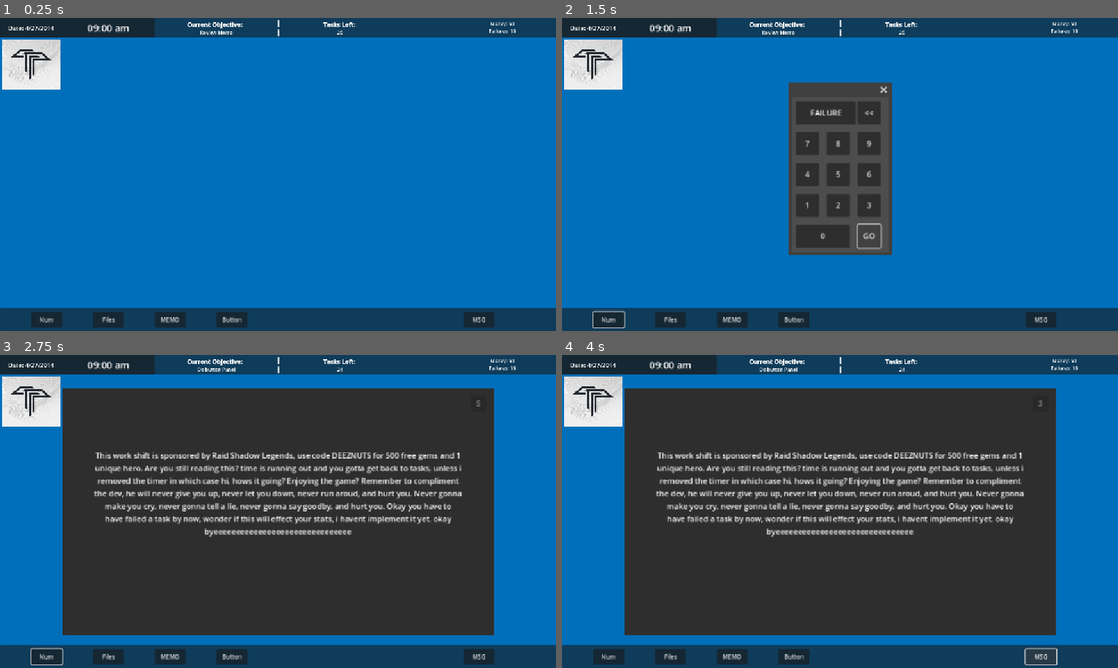
Above: before the commit, frames 1-4 (two rows, left to right).
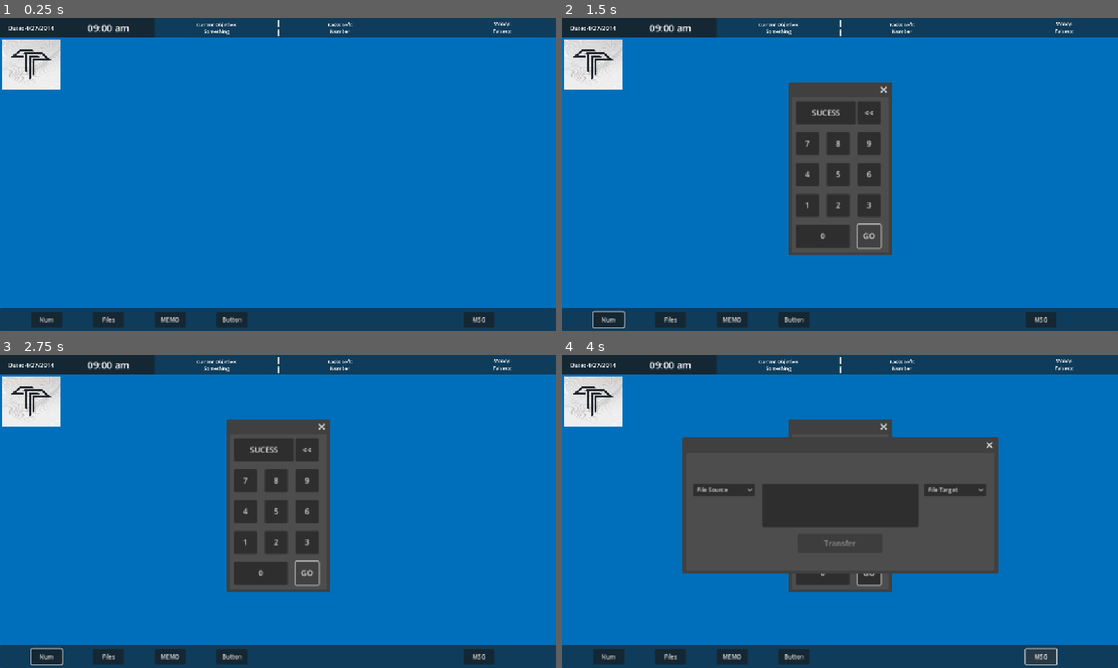
Above: after the commit, the same moments.

Repository: andrewpressman/Operation-OS
Game: Godot game, scene res://Work/WorkDesktop.tscn
The game is run twice, just before and just after one commit, with the same random seed, the same clock (stepped at 60 frames per second) and the same inputs. This scene is started directly instead of the project's main scene.
Inputs:
- Up to frame 1 (0.25 s): no input
- Up to frame 2 (1.5 s): click "Num" at 0.5 s; click "GO" at 1.25 s
- Up to frame 3 (2.75 s): click "GO" at 2 s
- Up to frame 4 (4 s): click "Files" at 2.75 s; click "MSG" at 3.5 s

The runs differ from the first frame. In frame 1, 0.3% of the frame differs, in the area x 33-93%, y 1-6%; in frame 2, 0.4%; in frame 3, 56%, in the area x 11-93%, y 1-90%; in frame 4, 51%.
Error before the commit: Invalid access to property or key 'visible' on a base object of type 'null instance'. (res://Work/WorkController.gd:242)
Error after the commit: Parse Error: Expected statement, found "Indent" instead. (res://global_Objectives.gd:50)

Commit message:
Fixes and improvements
Moved file transfer options to array for ease of adding / modifying dropdown values
Shift will fail if player lives hits 0
general code cleanup
bug fixing

Diff:
--- a/Home/HomeController.gd
+++ b/Home/HomeController.gd
@@ -10,12 +10,12 @@
 # Called when the node enters the scene tree for the first time.
 func _ready() -> void:
 	SaveLoad.CurrentScreen = "HOME"
+	if SaveLoad.PaidBills[0] == 0:
+		$Taskbar/GoWork.disabled = true
+		$Taskbar/GoWork.text = "Unpaid Bills"
 	GlobalVar.optionsVisible = false
 	$Finances.visible = false
 	$Files.visible = false
-	if SaveLoad.PaidBills[0] == 0:
-		$Taskbar/GoWork.disabled = true
-		$Taskbar/GoWork.text = "Unpaid Bills"
 	UpdateStatus()
 	SaveLoad.Save()
 
--- a/Home/finances.gd
+++ b/Home/finances.gd
@@ -1,6 +1,5 @@
 extends Panel
-@warning_ignore("integer_division")
-
+@warning_ignore_start("integer_division")
 var PaidRent : bool
 var PaidFood : bool
 var PaidMeds : bool
@@ -182,8 +181,6 @@
 			3:
 				HealthChange = HealthChange * 2
 
-	var PaidAll = 0
-
 	if PaidRent:
 		$Bills/Rent.text = "Rent: PAID"
 		$Bills/Rent.disabled = true
@@ -326,3 +323,5 @@
 		else:
 			AmountDue -= GlobalVar.Money
 	UpdateDue()
+
+@warning_ignore_restore("integer_division")
--- a/Menu/SaveLoad.gd
+++ b/Menu/SaveLoad.gd
@@ -4,7 +4,7 @@
 var PaidBills
 var AutoClose : bool
 
-var CurrentScreen : String
+var CurrentScreen
 
 func Save():
 	OpenFromSave = false
@@ -63,9 +63,6 @@
 		GlobalVar.SecurityPrice = save_data["SecurityPrice"]
 	if "PaidBills" in save_data:
 		PaidBills = save_data["PaidBills"]
-	if "AutoClose" in save_data:
-		AutoClose = save_data["AutoClose"]
-
 
 func SaveOptions():
 	var Settigns = FileAccess.open("user://Options.save", FileAccess.WRITE)
@@ -93,3 +90,9 @@
 		return #no save game detected.
 	var file_to_remove = "user://savegame.save"
 	OS.move_to_trash(ProjectSettings.globalize_path(file_to_remove))
+
+func ClearOptDir():
+	if not FileAccess.file_exists("user://Options.savee"):
+		return #no save game detected.
+	var file_to_remove = "user://Options.savee"
+	OS.move_to_trash(ProjectSettings.globalize_path(file_to_remove))
--- a/Menu/mainMenu.gd
+++ b/Menu/mainMenu.gd
@@ -3,9 +3,9 @@
 
 # Called when the node enters the scene tree for the first time.
 func _ready() -> void:
+	SaveLoad.CurrentScreen = "MENU"
 	SaveLoad.LoadGame()
 	SaveLoad.LoadOptions()
-	SaveLoad.CurrentScreen = "MENU"
 
 @export var SecurityIncrease : int
 @export var MedsIncrease : int
--- a/Tasks/FileManager.gd
+++ b/Tasks/FileManager.gd
@@ -96,9 +96,16 @@
 
 		GlobalObj.ObjectiveComplete = true
 		$Message.visible = true
+		await get_tree().create_timer(1).timeout
 		if SaveLoad.AutoClose:
-			await get_tree().create_timer(1).timeout
 			Kill()
+		else:
+			CanTransfer = false
+			ResetProgress()
+			TargetDropdown.select(0)
+			SourceDropdown.select(0)
+			$Message.visible = false
+
 
 func ResetProgress():
 	Progress = 0
@@ -112,11 +119,10 @@
 
 func TimeDelay():
 		Next = true
+#Add items from array to dropdown
+func SetDropdown():
+	for item in GlobalObj.SourceOptions:
+		SourceDropdown.add_item(item, GlobalObj.SourceOptions.find(item) + 1)
 
-func SetDropdown():
-	SourceDropdown.add_item("Corporate", 1)
-	SourceDropdown.add_item("Personal", 2)
-	SourceDropdown.add_item("Competetor", 3)
-	TargetDropdown.add_item("Corporate", 1)
-	TargetDropdown.add_item("Personal", 2)
-	TargetDropdown.add_item("Competetor", 3)
+	for item in GlobalObj.TargetOptions:
+		TargetDropdown.add_item(item, GlobalObj.TargetOptions.find(item) + 1)
--- a/Tasks/MemoReview.gd
+++ b/Tasks/MemoReview.gd
@@ -13,7 +13,6 @@
 func _ready():
 	#load Memo's from text file
 	var file = FileAccess.open("res://Assets/TextFiles/Memos.txt", FileAccess.READ)
-	var content = file.get_as_text()
 	while !file.eof_reached():
 		var line = file.get_line()
 		line = line.replace("\\n","\n")
--- a/Work/WorkController.gd
+++ b/Work/WorkController.gd
@@ -35,6 +35,7 @@
 	FirstTask = true
 	$GoHome.visible = false
 	$ShiftComplete.visible = false
+	$ShiftComplete/RichTextLabel.text = "[b][color=green]Shift Complete[/color][/b]\nReturn home"
 	$Bribe.visible = false
 	ShiftComplete = false
 	$Timer.StartTimer()
@@ -62,8 +63,9 @@
 		UpdateScore()
 			#TEMP: show fail and victory
 	if GlobalVar.Lives <= 0: #if player is out of lives... ???
-			#TODO: something?
-			pass
+		GlobalVar.ForceShiftEnd = true
+		$ShiftComplete/RichTextLabel.text = "[b][color=red]Shift Failed[/color][/b]\nReturn home"
+		#Give player fine
 
 	if (GlobalVar.Tasks == 0 || GlobalVar.ForceShiftEnd) && !ShiftComplete: #if player has finished all tasks
 		if GlobalVar.ForceShiftEnd:
@@ -80,11 +82,11 @@
 		GlobalVar.TimerLock = true
 		if !GlobalVar.BribeTaken: #if bribe was not taken deduct task
 			GlobalVar.Tasks = GlobalVar.Tasks - 1
-			GetNewTask(true)
+			GetNewTask(false)
 
 		else: #if bribe was taken, randomize new bribe, reset task without deducting failures (its done elsewhere)
 			GetBribe()
-			GetNewTask(false)
+			GetNewTask(true)
 
 	if GlobalVar.TimerFail && !GlobalVar.TimerLock: #if timer runs out amd task is failed, deduct life and task thn reset objective
 		GlobalVar.TimerFail = false
@@ -126,7 +128,7 @@
 	GlobalVar.Health = GlobalVar.Health - (10 + GlobalVar.CurrentLevel)
 	GlobalVar.Hunger = GlobalVar.Hunger - (10 + GlobalVar.CurrentLevel)
 	GlobalVar.Security = GlobalVar.Security - (10 + GlobalVar.CurrentLevel)
-	SaveLoad.PaidBills = false
+	SaveLoad.PaidBills = [0,0,0,0,0]
 	SaveLoad.Save()
 	get_tree().change_scene_to_file("res://Home/HomeDesktop.tscn")
 
@@ -152,6 +154,7 @@
 	#Repeat Task prevention
 	while Obj == LastTask:
 		Obj = randi_range(1,4)
+
 	match Obj:
 		1:
 			GlobalObj.GetRandomNumber()
@@ -190,7 +193,12 @@
 
 #Updates score
 func UpdateScore():
-	$Header/Score.text = "Money: " + str(GlobalVar.Money) + "\nFailures: " + str(GlobalVar.Lives)
+	var message = "Money: " + str(GlobalVar.Money)
+	if GlobalVar.Lives > 0:
+		message += "\nFailures: " + str(GlobalVar.Lives)
+	else:
+		message += "\nFailures: Shift Failed"
+	$Header/Score.text = message
 
 func DisplayNumpad():
 	if NumpadIst && is_instance_valid(NumpadIst):
--- a/Work/clock.gd
+++ b/Work/clock.gd
@@ -8,7 +8,6 @@
 func _ready() -> void:
 	CurrTime = StartTime
 	updateDate()
-
 
 func UpdateClock():
 	pass
--- a/global_Objectives.gd
+++ b/global_Objectives.gd
@@ -35,6 +35,8 @@
 		3:
 			TargetSwitch = randi_range(0,5)
 
+var SourceOptions = ["Blackmail", "Finances", "Memos", "Taxes", "Records"]
+var TargetOptions = ["Supervisor", "Personal", "Executive", "Trash"]
 
 var FileTransfered : bool
 var FileSource : int
@@ -45,27 +47,11 @@
 	GlobalVar.CurrentObj = 3
 	ObjectiveComplete = false
 	#TODO: make more complex
-	FileSource = randi_range(1,3)
-	FileTarget = randi_range(1,3)
-	SetFileText()
-
-#TEMP
-func SetFileText():
-	match FileSource:
-		1:
-			FileSourceText = "Corporate"
 		2:
-			FileSourceText = "Personal"
-		3:
-			FileSourceText = "Competetor"
-	match FileTarget:
-		1:
-			FileTargetText = "Corporate"
-		2:
-			FileTargetText = "Personal"
-		3:
-			FileTargetText = "Competetor"
-
+	FileSource = randi_range(1,SourceOptions.size())
+	FileTarget = randi_range(1,TargetOptions.size())
+	FileSourceText = SourceOptions.get(FileSource - 1)
+	FileTargetText = TargetOptions.get(FileTarget - 1)
 
 
 var MemoVerdict: bool
--- a/global_Variables.gd
+++ b/global_Variables.gd
@@ -52,6 +52,3 @@
 var CurrentLevel : int = 0
 
 var optionsVisible = false
-
-var ToggleAutoClose : bool
-#TODO: implement
Not shown, changed: export_presets.cfg
